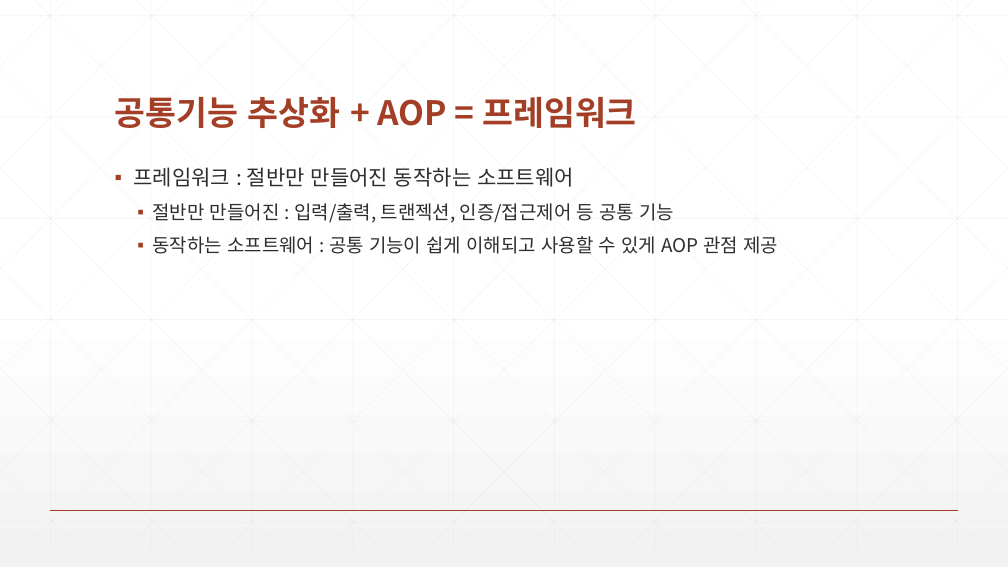
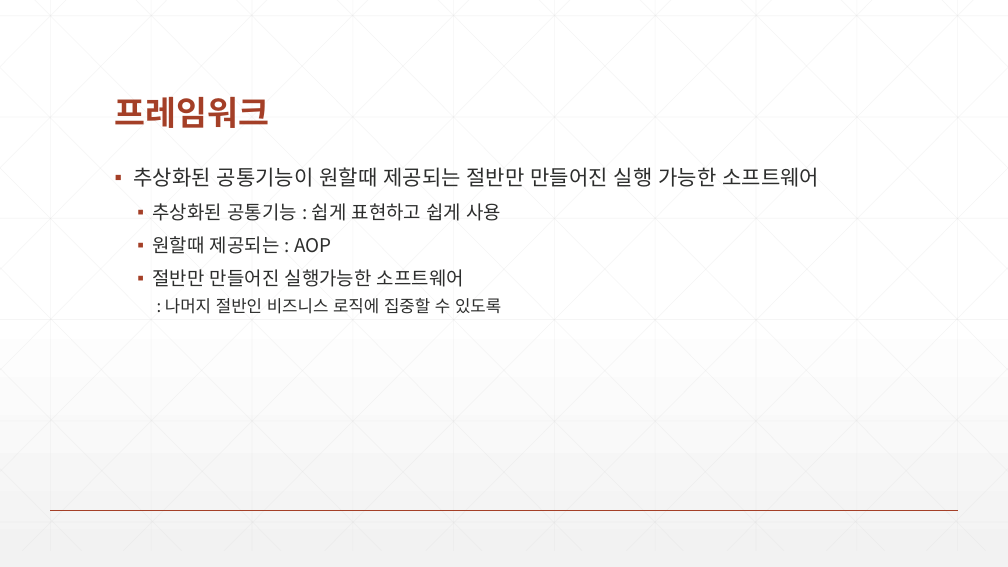
Before and after one commit to zeroshift01/code5, a slide deck: slide 4 of inflearn02/doc/교재.pptx. Drawn at 1008x567 pixels with LibreOffice and Linux fonts; fonts in the diff are those of the drawing. Boxes give left, top, right and bottom in pixels: in the first picture for what was removed or moved away, otherwise in the second. Text is boxed around its words. In the diff, an @@ line names an element or a change of style, - is before the commit and + after.

Commit message:
FIN

```diff
--- a/inflearn02/doc/교재.pptx
+++ b/inflearn02/doc/교재.pptx
@@ title at (115, 97, 270, 128): text changed @@
-공통기능 추상화 + AOP = 프레임워크
+프레임워크
@@ text at (134, 167, 819, 314): text changed @@
-▪ 프레임워크 : 절반만 만들어진 동작하는 소프트웨어
-  ▪ 절반만 만들어진 : 입력/출력, 트랜젝션, 인증/접근제어 등 공통 기능
-  ▪ 동작하는 소프트웨어 : 공통 기능이 쉽게 이해되고 사용할 수 있게 AOP 관점 제공
+▪ 추상화된 공통기능이 원할때 제공되는 절반만 만들어진 실행 가능한 소프트웨어
+  ▪ 추상화된 공통기능 : 쉽게 표현하고 쉽게 사용
+  ▪ 원할때 제공되는 : AOP
+  ▪ 절반만 만들어진 실행가능한 소프트웨어
+    : 나머지 절반인 비즈니스 로직에 집중할 수 있도록
```
Also in this commit, not shown: 4 other slides changed, 2 slides added, 1 slide removed.
